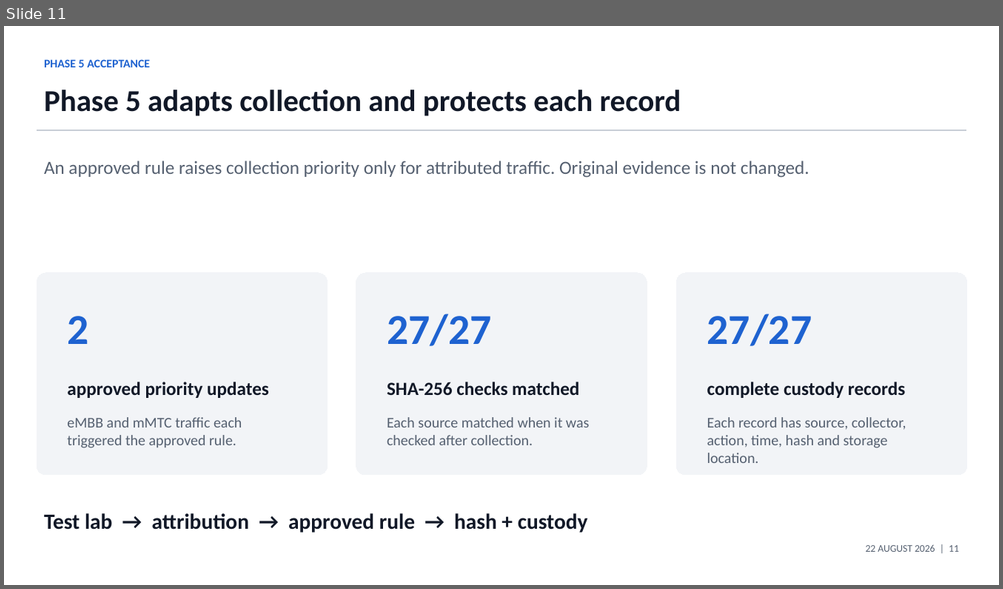
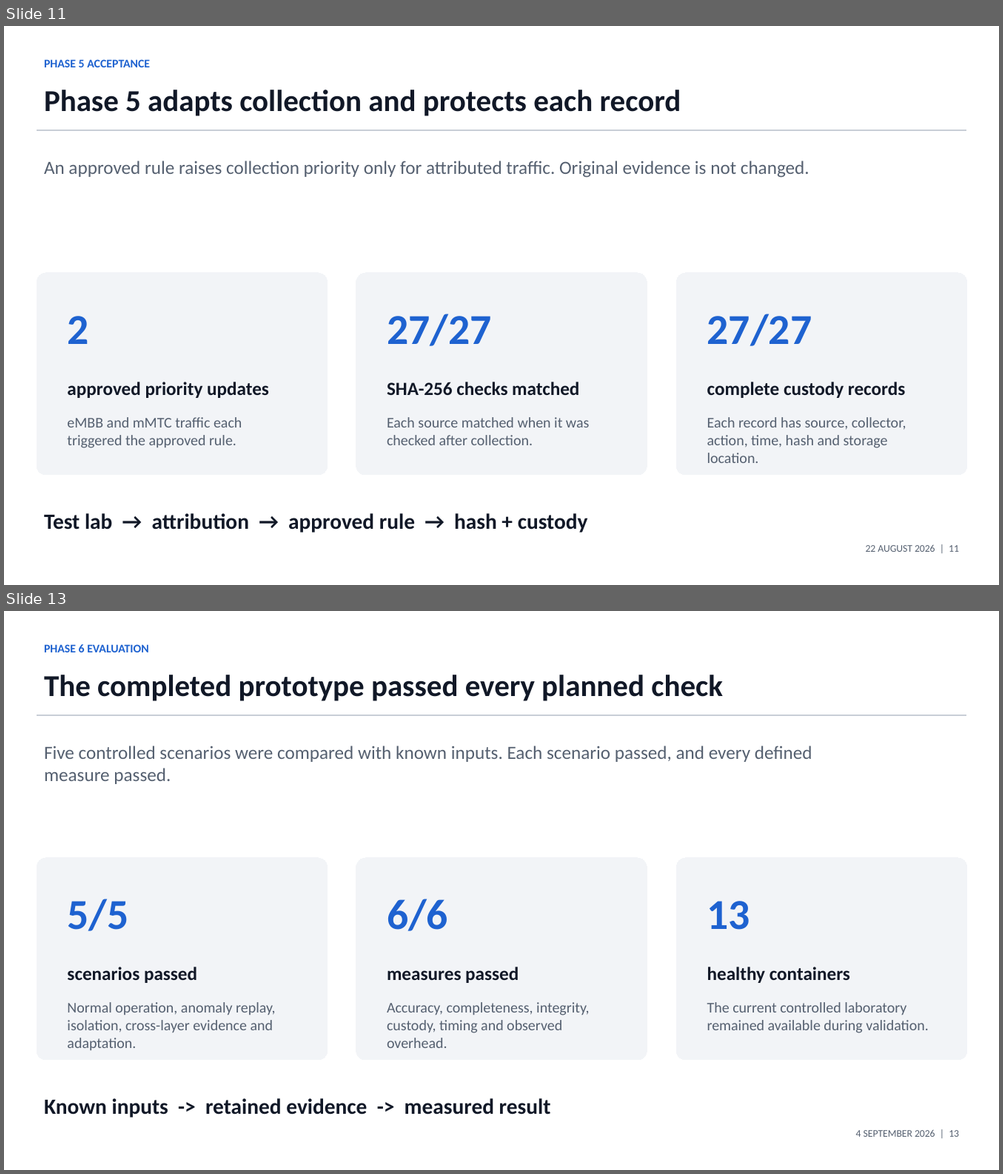
Before and after one commit to glen-mukota/adaptive-forensic-framework-5g-network-slicing, a slide deck: docs/Mukota_Implementation_Progress_Presentation.pptx. Shown one above the other, each under a label of ours: slide 11 before the commit, slides 11 and 13 after it; the slides between them are not shown. The pictures are 1003x589 and 1003x1174 pixels, drawn with LibreOffice and Linux fonts; fonts in the diff are those of the drawing. Boxes give left, top, right and bottom in pixels: in the first picture for what was removed or moved away, otherwise in the second. Text is boxed around its words. In the diff, an @@ line names an element or a change of style, - is before the commit and + after.

Commit message:
Implement Phase 6 controlled evaluation

```diff
--- a/docs/Mukota_Implementation_Progress_Presentation.pptx
+++ b/docs/Mukota_Implementation_Progress_Presentation.pptx
@@ slide 13 added at [4,611,999,1170], background #FFFFFF @@
@@ text added at [44,644,148,652], 11.2 pt, text #1E62D0, bold @@
+PHASE 6 EVALUATION
@@ text added at [44,675,723,701], 29.2 pt, text #111827, bold @@
+The completed prototype passed every planned check
@@ rectangle added at [37,715,967,716], fill #C8CED6, outline #C8CED6 0 pt @@
@@ text added at [44,746,812,784], 18 pt, text #556070 @@
+Five controlled scenarios were compared with known inputs. Each scenario passed, and every defined measure passed.
@@ rounded rectangle added at [37,858,328,1060], fill #F2F4F7, outline #F2F4F7 0 pt @@
@@ rounded rectangle added at [356,858,647,1060], fill #F2F4F7, outline #F2F4F7 0 pt @@
@@ rounded rectangle added at [676,858,967,1060], fill #F2F4F7, outline #F2F4F7 0 pt @@
@@ text added at [67,899,128,931], 41.2 pt, text #1E62D0, bold @@
+5/5
@@ text added at [387,899,448,931], 41.2 pt, text #1E62D0, bold @@
+6/6
@@ text added at [707,901,750,930], 41.2 pt, text #1E62D0, bold @@
+13
@@ text added at [67,967,197,983], 18 pt, text #111827, bold @@
+scenarios passed
@@ text added at [387,967,518,983], 18 pt, text #111827, bold @@
+measures passed
@@ text added at [707,967,850,983], 18 pt, text #111827, bold @@
+healthy containers
@@ text added at [67,1002,276,1033], 14.2 pt, text #556070 @@
+Normal operation, anomaly replay, isolation, cross-layer evidence and adaptation.
@@ text added at [387,1002,589,1048], 14.2 pt, text #556070 @@
+Accuracy, completeness, integrity, custody, timing and observed overhead.
@@ text added at [707,1002,928,1034], 14.2 pt, text #556070 @@
+The current controlled laboratory remained available during validation.
@@ text added at [44,1099,551,1118], 21 pt, text #111827, bold @@
+Known inputs -> retained evidence -> measured result
@@ text added at [856,1130,959,1137], 9.8 pt, text #556070 @@
+4 SEPTEMBER 2026 | 13
```
Also in this commit, not shown: 3 slides changed, 3 other slides added, 6 other files.
